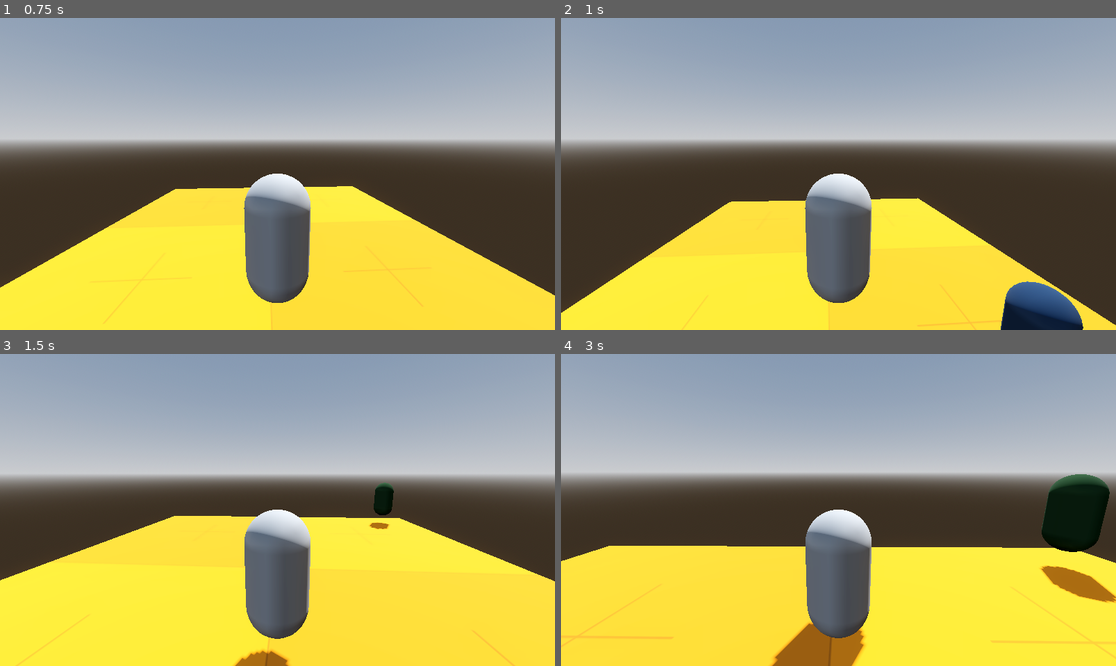
Above: before the commit, frames 1-4 (two rows, left to right).
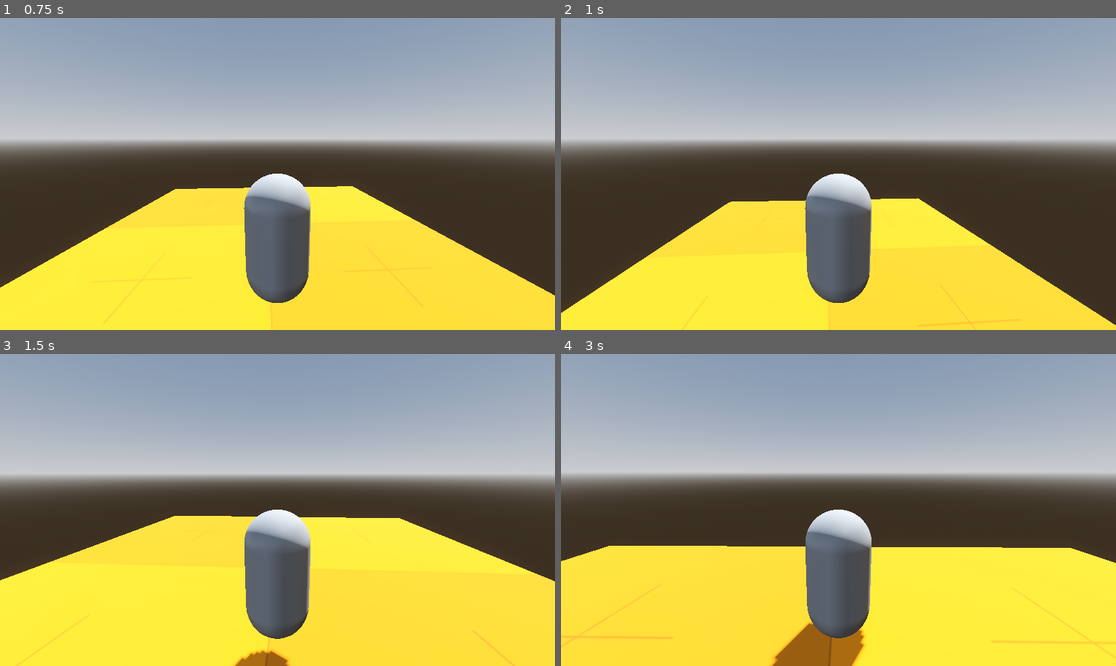
Above: after the commit, the same moments.

Repository: Ja-neh/Unravel
Game: Godot game, scene res://Scenes/World.tscn
Same seed, same stepped clock (60 frames per second), same inputs: the game is played once before the commit and once after it.
Inputs (mouse positions are in pixels of both pictures, inside the frame that each line leads up to):
- Up to frame 1 (0.75 s): tap Enter (ui_accept) at 0.5 s; move the mouse to (305, 174) at 0.52 s; hold W (move_forward) from 0.53 s (still down); tap ` (spawn_demon) at 0.6 s
- Up to frame 2 (1 s): keep holding W (move_forward); tap Enter (ui_accept) at 0.77 s; tap Tab (spawn_hero) at 0.8 s
- Up to frame 3 (1.5 s): keep holding W (move_forward); move the mouse to (249, 510) at 1.27 s; tap Tab (spawn_hero) at 1.35 s
- Up to frame 4 (3 s): keep holding W (move_forward); tap Enter (ui_accept) at 1.52 s; tap ` (spawn_demon) at 1.55, 2.85 s; move the mouse to (849, 503) at 2.02 s; tap Ctrl (smash_ground) at 2.1 s; tap Tab (spawn_hero) at 2.3 s; move the mouse to (832, 516) at 2.77 s

Frame 1 is identical in both runs. In frame 2, 1.8% of the frame differs, in the area x 79-95%, y 84-100%; in frame 3, 0.4%; in frame 4, 3.2%, in the area x 86-100%, y 38-80%.

Commit message:
Basic Hero Class
Starting afresh and only focusing on hero class and its components

Diff:
--- a/Scenes/World.tscn
+++ b/Scenes/World.tscn
@@ -3,9 +3,54 @@
 [ext_resource type="Texture2D" uid="uid://c1awgoosr5lls" path="res://PNG/Orange/texture_10.png" id="2_p70al"]
 [ext_resource type="Texture2D" uid="uid://bxrhr8oic47qc" path="res://PNG/Purple/texture_10.png" id="3_45d1s"]
 [ext_resource type="PackedScene" uid="uid://by1c53yb2eg5r" path="res://Scenes/Player.tscn" id="4_gjpho"]
-[ext_resource type="Script" uid="uid://bb08ajf1fj7as" path="res://Scripts/demon_realm.gd" id="4_p70al"]
-[ext_resource type="Script" uid="uid://b36k8hxfcodrm" path="res://Scripts/world.gd" id="5_p70al"]
-[ext_resource type="Script" uid="uid://cdnjsv4k84fom" path="res://Scripts/world_area.gd" id="6_45d1s"]
+
+[sub_resource type="GDScript" id="GDScript_5nsto"]
+script/source = "extends Node3D
+
+signal hero_count_update
+
+var heroes : Array
+var demon : CharacterBody3D
+
+# Called when the node enters the scene tree for the first time.
+func _ready() -> void:
+	pass # Replace with function body.
+
+
+# Called every frame. 'delta' is the elapsed time since the previous frame.
+func _process(delta: float) -> void:
+	pass
+
+
+func _on_node_3d_2_advance_world() -> void:
+	for hero in heroes:
+		hero.decide()
+
+	var demon_alive : int
+	if demon != null:
+		demon.fight()
+		demon_alive = 1
+	else:
+		demon_alive = 0
+
+	hero_count_update.emit( heroes.size(), demon_alive)
+
+	print(\"AFTER UPDATE\")
+	if demon != null:
+		print(demon)
+		print(\"health : %s\" % demon.health)
+	for hero in heroes:
+		print(hero)
+		print(\"health : %s ; level : %s\" % [hero.health, hero.level])
+		print(\"attack : %s ; defence : %s\" % [hero.stats.attack, hero.stats.defense])
+		print(\"cowardly : %s ; lazy : %s ; curious : %s\" % [hero.traits.cowardly, hero.traits.lazy, hero.traits.curious])
+	print(\"\")
+	print(\"#########################################################################################\")
+
+func _on_world_update_world_on_npcs(tdemon, theroes) -> void:
+	demon = tdemon
+	heroes = theroes
+"
 
 [sub_resource type="ProceduralSkyMaterial" id="ProceduralSkyMaterial_q2d71"]
 sky_horizon_color = Color(0.66224277, 0.6717428, 0.6867428, 1)
@@ -26,14 +71,8 @@
 [sub_resource type="StandardMaterial3D" id="StandardMaterial3D_op4cu"]
 albedo_texture = ExtResource("3_45d1s")
 
-[sub_resource type="BoxShape3D" id="BoxShape3D_5nsto"]
-size = Vector3(17, 3, 16)
-
-[sub_resource type="BoxShape3D" id="BoxShape3D_45d1s"]
-size = Vector3(19, 5, 35)
-
 [node name="World" type="Node3D" unique_id=1511184333]
-script = ExtResource("5_p70al")
+script = SubResource("GDScript_5nsto")
 
 [node name="WorldEnvironment" type="WorldEnvironment" parent="." unique_id=36298527]
 environment = SubResource("Environment_kn06e")
@@ -57,23 +96,4 @@
 [node name="Node3D2" parent="." unique_id=1023616631 instance=ExtResource("4_gjpho")]
 transform = Transform3D(1, 0, 0, 0, 1, 0, 0, 0, 1, 0, 2, 0)
 
-[node name="DemonRealm" type="Area3D" parent="." unique_id=1100261300]
-transform = Transform3D(1, 0, 0, 0, 1, 0, 0, 0, 1, 0, 0, 8)
-script = ExtResource("4_p70al")
-
-[node name="CollisionShape3D" type="CollisionShape3D" parent="DemonRealm" unique_id=525158947]
-transform = Transform3D(1, 0, 0, 0, 1, 0, 0, 0, 1, 0, 1, 0.5)
-shape = SubResource("BoxShape3D_5nsto")
-
-[node name="WorldArea" type="Area3D" parent="." unique_id=1533468894]
-script = ExtResource("6_45d1s")
-
-[node name="CollisionShape3D" type="CollisionShape3D" parent="WorldArea" unique_id=1571329582]
-transform = Transform3D(1, 0, 0, 0, 1, 0, 0, 0, 1, 0, 2, 0)
-shape = SubResource("BoxShape3D_45d1s")
-
 [connection signal="hero_count_update" from="." to="Node3D2" method="_on_node_3d_hero_count_update"]
-[connection signal="advance_world" from="Node3D2" to="." method="_on_node_3d_2_advance_world"]
-[connection signal="body_entered" from="DemonRealm" to="DemonRealm" method="_on_body_entered"]
-[connection signal="body_exited" from="DemonRealm" to="DemonRealm" method="_on_body_exited"]
-[connection signal="update_world_on_npcs" from="WorldArea" to="." method="_on_world_update_world_on_npcs"]
--- a/Scenes/demon.tscn
+++ /dev/null
@@ -1,16 +0,0 @@
-[gd_scene format=3 uid="uid://bys15s5cotv8i"]
-
-[ext_resource type="Script" uid="uid://cafeyamkracy4" path="res://Scripts/Demon.gd" id="1_ukkyb"]
-
-[sub_resource type="CapsuleMesh" id="CapsuleMesh_8d6hi"]
-
-[sub_resource type="CapsuleShape3D" id="CapsuleShape3D_sco3q"]
-
-[node name="Demon" type="CharacterBody3D" unique_id=1322510439]
-script = ExtResource("1_ukkyb")
-
-[node name="MeshInstance3D" type="MeshInstance3D" parent="." unique_id=1716216063]
-mesh = SubResource("CapsuleMesh_8d6hi")
-
-[node name="CollisionShape3D" type="CollisionShape3D" parent="." unique_id=288112971]
-shape = SubResource("CapsuleShape3D_sco3q")
--- a/Scenes/hero.tscn
+++ /dev/null
@@ -1,16 +0,0 @@
-[gd_scene format=3 uid="uid://b8j21au0ee38t"]
-
-[ext_resource type="Script" uid="uid://bdxdxkcfpybdh" path="res://Scripts/Hero.gd" id="1_qhmnl"]
-
-[sub_resource type="CapsuleMesh" id="CapsuleMesh_8d6hi"]
-
-[sub_resource type="CapsuleShape3D" id="CapsuleShape3D_sco3q"]
-
-[node name="Hero" type="CharacterBody3D" unique_id=1322510439]
-script = ExtResource("1_qhmnl")
-
-[node name="MeshInstance3D" type="MeshInstance3D" parent="." unique_id=1716216063]
-mesh = SubResource("CapsuleMesh_8d6hi")
-
-[node name="CollisionShape3D" type="CollisionShape3D" parent="." unique_id=288112971]
-shape = SubResource("CapsuleShape3D_sco3q")
--- a/Scenes/human.tscn
+++ /dev/null
@@ -1,16 +0,0 @@
-[gd_scene format=3 uid="uid://xv2bo4a3qa0n"]
-
-[ext_resource type="Script" uid="uid://b24ibkhj6t5u8" path="res://Scripts/Individual.gd" id="1_byrx8"]
-
-[sub_resource type="CapsuleMesh" id="CapsuleMesh_8d6hi"]
-
-[sub_resource type="CapsuleShape3D" id="CapsuleShape3D_sco3q"]
-
-[node name="Human" type="CharacterBody3D" unique_id=1322510439]
-script = ExtResource("1_byrx8")
-
-[node name="MeshInstance3D" type="MeshInstance3D" parent="." unique_id=1716216063]
-mesh = SubResource("CapsuleMesh_8d6hi")
-
-[node name="CollisionShape3D" type="CollisionShape3D" parent="." unique_id=288112971]
-shape = SubResource("CapsuleShape3D_sco3q")
--- /dev/null
+++ b/Scripts/ComponentHealth.gd
@@ -0,0 +1,16 @@
+extends Node
+class_name ComponentHealth
+
+signal died
+
+@export var max_health : int
+var current_health : int
+
+func _ready():
+	current_health = max_health
+
+func _take_damage(damage : int):
+	current_health -= damage
+	if current_health < 0:
+		current_health = 0
+		died.emit()
--- /dev/null
+++ b/Scripts/ComponentNeeds.gd
@@ -0,0 +1,20 @@
+extends Node
+class_name ComponentNeeds
+
+const NEEDS = {
+	"HUNGER": "hunger",
+	"REST": "rest",
+	"FUN": "fun",
+	"SOCIAL": "social"
+}
+
+var need_values: Dictionary = {
+	"hunger": 100,
+	"rest": 100,
+	"fun": 100,
+	"social": 100
+}
+
+func _modify_need(need : String , amount : int):
+	var new_need_value : int = clamp(need_values[need] + amount, -100 , 100)
+	need_values[need] = new_need_value
--- /dev/null
+++ b/Scripts/ComponetGoals.gd
@@ -0,0 +1,2 @@
+extends Node
+class_name ComponentGoals
--- a/Scripts/Demon.gd
+++ /dev/null
@@ -1,37 +0,0 @@
-class_name Demon
-extends "res://Scripts/Individual.gd"
-
-var heroes_in_realm : Array
-
-func _init() -> void:
-	super()
-	health = 500
-
-	stats.attack = 60.0
-	stats.defense = 55.0
-
-func _process(delta: float) -> void:
-	if health < 0:
-		health = 0
-		queue_free()
-		return
-
-func fight() -> void:
-	var num = heroes_in_realm.size()
-	if num > 0:
-		var attack_per_hero = stats.attack / num
-		var defense_per_hero = stats.defense / num
-
-
-		for hero in heroes_in_realm:
-			var chance_to_block = randf_range(0.5, 1)
-			var chance_to_get_hit = randf_range(0, 0.5)
-			health = health - (hero.stats.attack * chance_to_get_hit) + (defense_per_hero * chance_to_block * 0.175)
-
-			var chance_to_get_blocked = randf_range(0, 0.25)
-			var chance_to_land_hit = randf_range(0.5, 1)
-			hero.health = hero.health - (attack_per_hero * chance_to_land_hit) + (hero.stats.defense * chance_to_get_blocked * 0.25)
-			if hero.health > 100:
-				hero.health = 100
-
-			hero.level_up_progess += 1
--- /dev/null
+++ b/Scripts/EntityHero.gd
@@ -0,0 +1,11 @@
+extends Node
+class_name EntityHero
+
+@onready var component_health = $ComponentHealth
+@onready var component_needs = $Component_needs
+
+func _ready():
+	component_health.died.connect(_entity_died)
+
+func _entity_died():
+	queue_free()
--- a/Scripts/Hero.gd
+++ /dev/null
@@ -1,79 +0,0 @@
-class_name Hero
-extends "res://Scripts/Individual.gd"
-
-var in_demon_realm = false
-var level_up_progess = 0
-var reach_to_level = 5
-
-func _init() -> void:
-	super()
-	health = 100
-	level = 0
-
-	stats.attack = randf_range(10, 20)
-	stats.defense = randf_range(10, 15)
-
-	traits.cowardly = randf_range(0, 100)
-	traits.curious = randf_range(0, 100)
-	traits.lazy = randf_range(0, 100)
-
-func _process(delta: float) -> void:
-	if health < 0:
-		health = 0
-		queue_free()
-		return
-
-	if level_up_progess >= reach_to_level:
-		level_up_progess = 0
-		level += 1
-		stats.attack *= (1 + (level / 5))
-
-func decide() -> void:
-	if not in_demon_realm:
-		if health <= 95:
-			health += 5
-
-		if health >= 70:
-			if attack():
-				position = Vector3(randf_range(-7, 7), 2, randf_range(1, 15))
-
-	else:
-		if health < 15:
-			var chance = randf_range(0, 10)
-			if traits.cowardly < 20 and chance > 8:
-				position = Vector3(randf_range(-7, 7), 2, randf_range(-15, -1))
-
-			elif traits.cowardly > 70:
-				position = Vector3(randf_range(-7, 7), 2, randf_range(-15, -1))
-
-			elif chance > 5:
-				position = Vector3(randf_range(-7, 7), 2, randf_range(-15, -1))
-
-			else:
-				return
-
-
-func attack() -> bool:
-	if traits.cowardly > 70.0 :
-		var chance = randi_range(0, 4)
-		if(chance == 1):
-			return true
-		return false
-
-	if traits.curious > 80.0 :
-		var chance = randi_range(0, 4)
-		if(chance > 1):
-			return true
-		return false
-
-	if traits.lazy > 90.0 :
-		var chance = randi_range(0, 10)
-		if(chance == 1):
-			return true
-		return false
-
-	var chance = randi_range(0, 10)
-	if chance > 3:
-		return true
-
-	return false
--- a/Scripts/Individual.gd
+++ /dev/null
@@ -1,18 +0,0 @@
-class_name Individual
-extends Node3D
-
-
-var individuals_name : String
-var id : int
-var age : int
-var alive : bool
-
-var health : int
-var level : int
-
-var traits : Traits
-var stats : Stats
-
-func _init() -> void:
-	stats = Stats.new()
-	traits = Traits.new()
--- a/Scripts/Stats.gd
+++ /dev/null
@@ -1,6 +0,0 @@
-class_name Stats
-
-#0 - 100
-
-var attack : float
-var defense : float
--- a/Scripts/Traits.gd
+++ /dev/null
@@ -1,7 +0,0 @@
-class_name Traits
-
-#0 - 100
-
-var cowardly : float
-var lazy : float
-var curious : float
--- a/Scripts/demon_realm.gd
+++ /dev/null
@@ -1,32 +0,0 @@
-extends Area3D
-
-
-# Called when the node enters the scene tree for the first time.
-func _ready() -> void:
-	pass # Replace with function body.
-
-
-# Called every frame. 'delta' is the elapsed time since the previous frame.
-func _process(delta: float) -> void:
-	var demon: CharacterBody3D
-	var heroes : Array
-	if has_overlapping_bodies():
-		var bodies = get_overlapping_bodies()
-		for body in bodies:
-			if body is Demon:
-				demon = body
-			elif body is Hero:
-				heroes.push_back(body)
-
-		if demon != null:
-			demon.heroes_in_realm = heroes
-
-
-func _on_body_entered(body: Node3D) -> void:
-	if body is Hero:
-		body.in_demon_realm = true
-
-
-func _on_body_exited(body: Node3D) -> void:
-	if body is Hero:
-		body.in_demon_realm = false
--- a/Scripts/player.gd
+++ b/Scripts/player.gd
@@ -1,12 +1,4 @@
 extends CharacterBody3D
-
-signal advance_world
-
-var human = preload("res://Scenes/human.tscn")
-var hero = preload("res://Scenes/hero.tscn")
-var demon = preload("res://Scenes/demon.tscn")
-var heroes = 0
-var demons = 0
 
 const SPEED := 5.0
 const JUMP_VELOCITY := 10.0
@@ -73,16 +65,7 @@
 
 
 func _process(delta: float) -> void:
-	if Input.is_action_just_pressed("spawn_hero"):
-		if heroes < 5:
-			spawn_hero()
-
-	if Input.is_action_just_pressed("spawn_demon"):
-		if demons < 1:
-			spawn_demon()
-
-	if Input.is_action_just_pressed("advance"):
-		advance_world.emit()
+	pass
 
 
 func _unhandled_input(event: InputEvent) -> void:
@@ -96,40 +79,3 @@
 	if event is InputEventMouseButton:
 		if Input.get_mouse_mode() == Input.MOUSE_MODE_VISIBLE:
 			Input.set_mouse_mode(Input.MOUSE_MODE_CAPTURED)
-
-
-
-
-func spawn_hero() -> void:
-	heroes = heroes + 1
-	var hero_instance = hero.instantiate()
-	var mesh_instance = hero_instance.get_node("MeshInstance3D")
-	var material = mesh_instance.get_surface_override_material(0)
-
-	if material == null:
-		material = StandardMaterial3D.new()
-		mesh_instance.material_override = material
-	material.albedo_color = Color( randf_range(0, 0.75), randf_range(0, 1), randf_range(0, 1) )
-
-	hero_instance.position = Vector3( randf_range(-7, 7), 2, randf_range(-15, -1))
-	get_tree().root.add_child(hero_instance)
-
-
-func spawn_demon() -> void:
-	demons = demons + 1
-	var demon_instance = demon.instantiate()
-	var mesh_instance = demon_instance.get_node("MeshInstance3D")
-	var material = mesh_instance.get_surface_override_material(0)
-
-	if material == null:
-		material = StandardMaterial3D.new()
-		mesh_instance.material_override = material
-	material.albedo_color = Color( 1, 0, 0)
-
-	demon_instance.position = Vector3( randf_range(-7, 7), 2, randf_range(15, 1))
-	get_tree().root.add_child(demon_instance)
-
-
-func _on_node_3d_hero_count_update(theroes, tdemon) -> void:
-	heroes = theroes
-	demons = tdemon
--- a/Scripts/world.gd
+++ /dev/null
@@ -1,45 +0,0 @@
-extends Node3D
-
-signal hero_count_update
-
-var heroes : Array
-var demon : CharacterBody3D
-
-# Called when the node enters the scene tree for the first time.
-func _ready() -> void:
-	pass # Replace with function body.
-
-
-# Called every frame. 'delta' is the elapsed time since the previous frame.
-func _process(delta: float) -> void:
-	pass
-
-
-func _on_node_3d_2_advance_world() -> void:
-	for hero in heroes:
-		hero.decide()
-
-	var demon_alive : int
-	if demon != null:
-		demon.fight()
-		demon_alive = 1
-	else:
-		demon_alive = 0
-
-	hero_count_update.emit( heroes.size(), demon_alive)
-
-	print("AFTER UPDATE")
-	if demon != null:
-		print(demon)
-		print("health : %s" % demon.health)
-	for hero in heroes:
-		print(hero)
-		print("health : %s ; level : %s" % [hero.health, hero.level])
-		print("attack : %s ; defence : %s" % [hero.stats.attack, hero.stats.defense])
-		print("cowardly : %s ; lazy : %s ; curious : %s" % [hero.traits.cowardly, hero.traits.lazy, hero.traits.curious])
-	print("")
-	print("#########################################################################################")
-
-func _on_world_update_world_on_npcs(tdemon, theroes) -> void:
-	demon = tdemon
-	heroes = theroes
--- a/Scripts/world_area.gd
+++ /dev/null
@@ -1,22 +0,0 @@
-extends Area3D
-
-signal update_world_on_npcs
-
-# Called when the node enters the scene tree for the first time.
-func _ready() -> void:
-	pass # Replace with function body.
-
-
-# Called every frame. 'delta' is the elapsed time since the previous frame.
-func _process(delta: float) -> void:
-	var demon: CharacterBody3D
-	var heroes : Array
-	if has_overlapping_bodies():
-		var bodies = get_overlapping_bodies()
-		for body in bodies:
-			if body is Demon:
-				demon = body
-			elif body is Hero:
-				heroes.push_back(body)
-
-		update_world_on_npcs.emit(demon, heroes)
--- /dev/null
+++ b/new_script.gd
@@ -0,0 +1,11 @@
+extends Node
+
+
+# Called when the node enters the scene tree for the first time.
+func _ready():
+	pass # Replace with function body.
+
+
+# Called every frame. 'delta' is the elapsed time since the previous frame.
+func _process(delta):
+	pass
Not shown, added: Scripts/ComponentHealth.gd.uid
Not shown, added: Scripts/ComponentNeeds.gd.uid
Not shown, added: Scripts/ComponetGoals.gd.uid
Not shown, removed: Scripts/Demon.gd.uid
Not shown, added: Scripts/EntityHero.gd.uid
Not shown, removed: Scripts/Hero.gd.uid
Not shown, removed: Scripts/Individual.gd.uid
Not shown, removed: Scripts/Stats.gd.uid
Not shown, removed: Scripts/Traits.gd.uid
Not shown, removed: Scripts/demon_realm.gd.uid
Not shown, removed: Scripts/world.gd.uid
Not shown, removed: Scripts/world_area.gd.uid
(and 1 more such lines)
